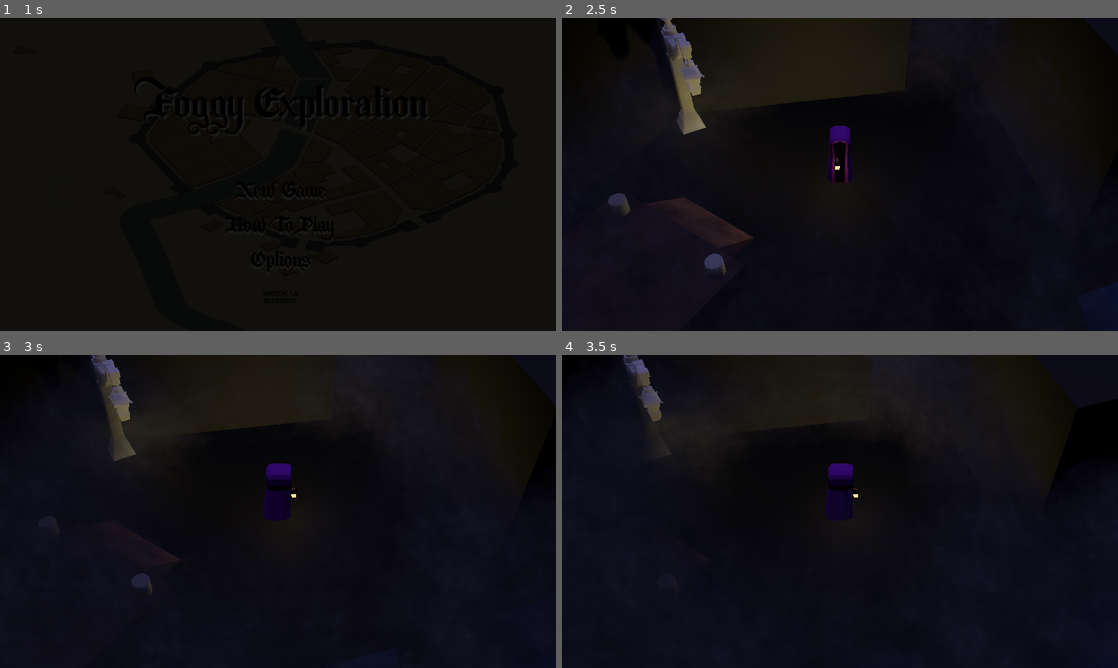
Above: before the commit, frames 1-4 (two rows, left to right).
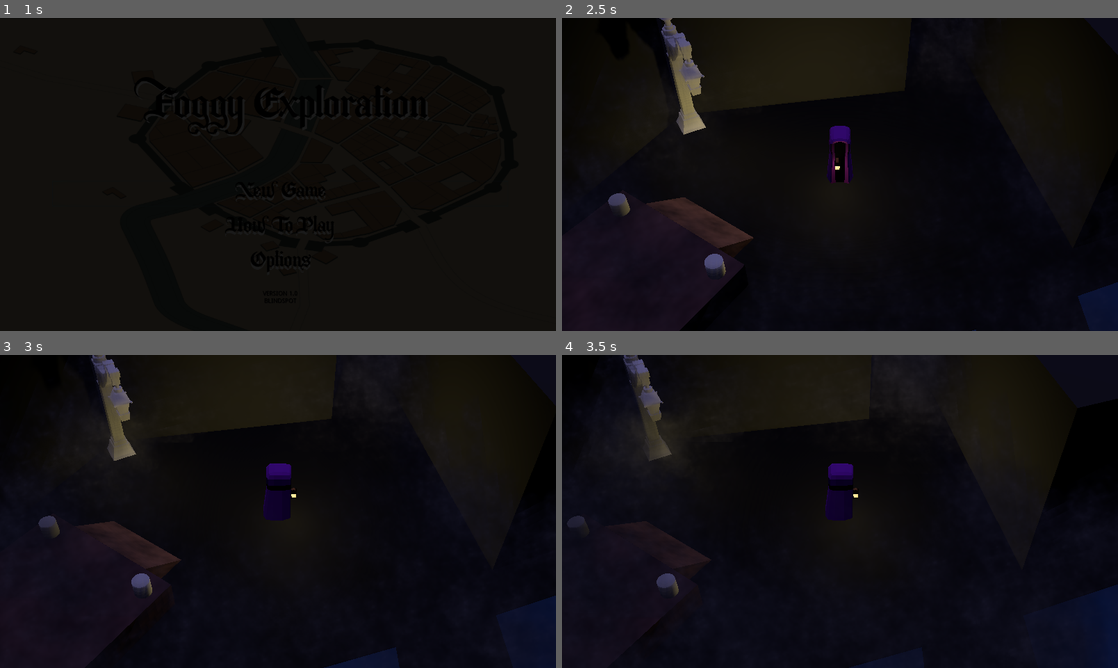
Above: after the commit, the same moments.

Repository: 517Vi/Foggy-Exploration
Game: Godot game, scene res://scenes/title_screen/TitleScreen.tscn
The game is run twice, just before and just after one commit, with the same random seed, the same clock (stepped at 60 frames per second) and the same inputs.
Inputs:
- Up to frame 1 (1 s): click "New Game" at 0.5 s
- Up to frame 2 (2.5 s): hold D (move_right) 1.28-2.03 s; hold E (interact) 1.28-2.03 s; hold S (move_down) from 2.03 s (still down); tap E (interact) at 2.1 s
- Up to frame 3 (3 s): release S (move_down) at 2.78 s; hold D (move_right) from 2.78 s (still down); hold E (interact) from 2.78 s (still down)
- Up to frame 4 (3.5 s): keep holding D (move_right); keep holding E (interact)

Frame 1 is identical in both runs. In frame 2, 0.4% of the frame differs, in the area x 8-30%, y 27-82%; in frame 3, 0.8%, in the area x 6-30%, y 8-77%; in frame 4, 0.5%.

Commit message:
Lowered number of fog particles

Diff:
--- a/entities/fog/fogParticles.tscn
+++ b/entities/fog/fogParticles.tscn
@@ -208,7 +208,7 @@
 "
 
 [sub_resource type="Gradient" id=2]
-offsets = PoolRealArray( 1.4013e-45, 0.46833, 1 )
+offsets = PoolRealArray( 1.4013e-45, 0.384837, 0.71881 )
 colors = PoolColorArray( 1, 1, 1, 0, 0.627451, 0.627451, 0.627451, 1, 0.156863, 0.156863, 0.156863, 0 )
 
 [sub_resource type="GradientTexture" id=3]
@@ -217,7 +217,7 @@
 
 [sub_resource type="Curve" id=4]
 max_value = 4.0
-_data = [ Vector2( 0, 2.13497 ), 0.0, -0.10082, 0, 0, Vector2( 0.508511, 3.2638 ), 0.0, 0.0, 0, 0, Vector2( 1, 2.42945 ), 0.0, 0.0, 0, 0 ]
+_data = [ Vector2( 0, 2.13497 ), 0.0, -0.10082, 0, 0, Vector2( 0.508511, 3.2638 ), 0.0, 0.0, 0, 0, Vector2( 1, 2.53374 ), 0.0, 0.0, 0, 0 ]
 
 [sub_resource type="CurveTexture" id=5]
 curve = SubResource( 4 )
@@ -236,7 +236,7 @@
 shader_param/angular_velocity = 0.0
 shader_param/orbit_velocity = 0.0
 shader_param/linear_accel = 0.0
-shader_param/radial_accel = 0.0
+shader_param/radial_accel = 1.0
 shader_param/tangent_accel = 0.0
 shader_param/damping = 0.0
 shader_param/scale = 1.0
@@ -255,7 +255,7 @@
 shader_param/hue_variation_random = 0.0
 shader_param/anim_speed_random = 0.0
 shader_param/anim_offset_random = 0.0
-shader_param/lifetime_randomness = 0.1
+shader_param/lifetime_randomness = 0.0
 shader_param/emission_box_extents = Vector3( 12, 1.6, 12 )
 shader_param/color_value = Color( 1, 1, 1, 1 )
 shader_param/trail_divisor = 1
@@ -273,7 +273,7 @@
 particles_anim_h_frames = 1
 particles_anim_v_frames = 1
 particles_anim_loop = false
-albedo_color = Color( 0.670588, 0.670588, 0.670588, 0.117647 )
+albedo_color = Color( 0.670588, 0.670588, 0.670588, 0.196078 )
 albedo_texture = ExtResource( 1 )
 clearcoat_enabled = true
 clearcoat = 1.0
@@ -284,10 +284,11 @@
 
 [node name="fog" type="Particles"]
 transform = Transform( 1, 0, 0, 0, 1, 0, 0, 0, 1, 0, 2.3, 0 )
-amount = 7500
+amount = 3000
+lifetime = 1.5
 speed_scale = 0.25
-randomness = 0.2
+randomness = 0.15
 local_coords = false
-draw_order = 2
+draw_order = 1
 process_material = SubResource( 6 )
 draw_pass_1 = SubResource( 8 )
